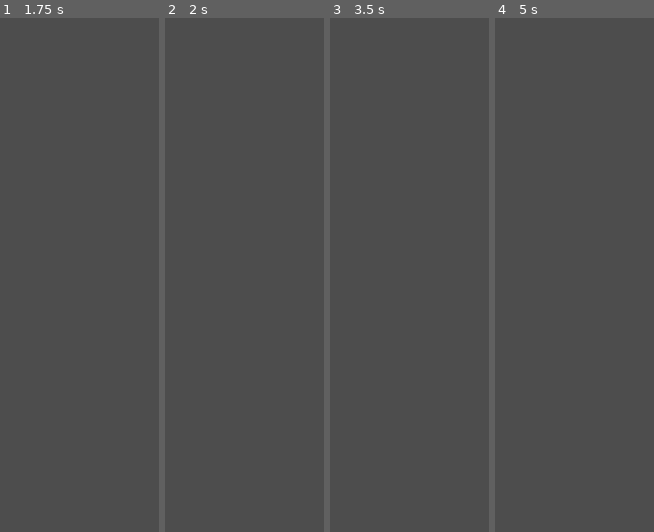
Above: before the commit, frames 1-4 (left to right).
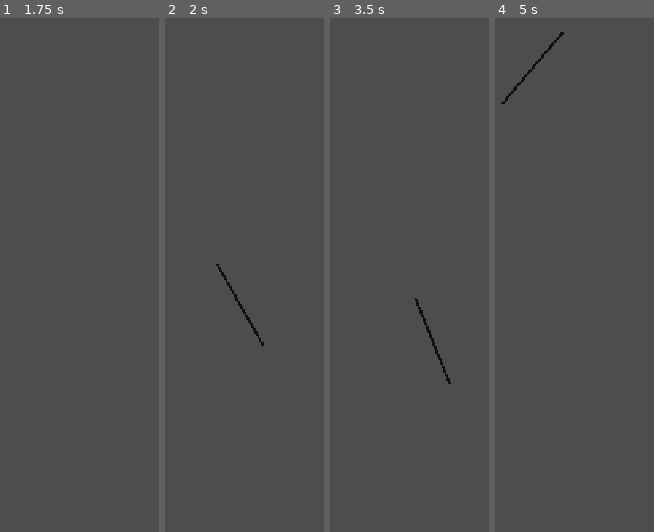
Above: after the commit, the same moments.

Repository: day-dreamer-11/bounce-line-
Game: Godot game, scene res://scenes/Main.tscn
Two runs of this game, one before a commit and one after it. Both use one fixed random seed, a clock stepped at 60 frames per second and the inputs below.
Inputs (mouse positions are in pixels of both pictures, inside the frame that each line leads up to):
- Up to frame 1 (1.75 s): tap Enter at 0.5 s; move the mouse to (outside the picture) at 0.52 s; click (outside the picture) at 0.67 s; drag from (52, 264) to (119, 382) at 1.27 s
- Up to frame 2 (2 s): no input
- Up to frame 3 (3.5 s): move the mouse to (outside the picture) at 2.02 s; click (outside the picture) at 2.17 s; tap Space at 2.75 s; drag from (449, 382) to (336, 105) at 2.77 s
- Up to frame 4 (5 s): move the mouse to (outside the picture) at 3.52 s; click (outside the picture) at 3.67 s; tap Enter at 4.25 s; drag from (501, 105) to (569, 23) at 4.27 s

Frame 1 is identical in both runs. In frame 2, 0.3% of the frame differs, in the area x 32-63%, y 47-64%; in frame 3, 0.3%, in the area x 53-77%, y 54-72%; in frame 4, 0.3%.

Commit message:
feat: Task 3 - Drag to draw 150px line
- LineDrawer handles mouse drag input
- Fixed 150px line created on release
- Line visual: 4px black line via _draw()
- Auto-deletes after 2 seconds
- Only one line exists at a time

Co-Authored-By: Claude Opus 4.7 <noreply@anthropic.com>

Diff:
--- /dev/null
+++ b/scenes/Line.tscn
@@ -0,0 +1,14 @@
+[gd_scene load_steps=2 format=3 uid="uid://line001"]
+
+[ext_resource type="Script" path="res://scripts/line.gd" id="1_line"]
+
+[node name="Line" type="StaticBody2D"]
+script = ExtResource("1_line")
+
+[node name="Timer" type="Timer" parent="."]
+one_shot = true
+wait_time = 2.0
+
+[node name="CollisionShape2D" type="CollisionShape2D" parent="."]
+
+[connection signal="timeout" from="Timer" to="." method="_on_timer_timeout"]
--- a/scenes/Main.tscn
+++ b/scenes/Main.tscn
@@ -1,6 +1,7 @@
-[gd_scene load_steps=2 format=3]
+[gd_scene load_steps=4 format=3]
 
 [ext_resource type="PackedScene" uid="uid://ball001" path="res://scenes/Ball.tscn" id="1_ball"]
+[ext_resource type="Script" path="res://scripts/line_drawer.gd" id="2_line_drawer"]
 
 [node name="Main" type="Node2D"]
 
@@ -12,5 +13,6 @@
 [node name="CoinContainer" type="Node2D" parent="."]
 
 [node name="LineContainer" type="Node2D" parent="."]
+script = ExtResource("2_line_drawer")
 
 [node name="UI" type="CanvasLayer" parent="."]
--- /dev/null
+++ b/scripts/line.gd
@@ -0,0 +1,21 @@
+extends StaticBody2D
+## A drawn line — lasts 2 seconds then self-deletes. Only one can exist at a time.
+
+const LENGTH := 150.0
+const WIDTH := 4.0
+const COLOR := Color(0.0667, 0.0667, 0.0667)
+const LIFETIME := 2.0
+
+
+func _ready() -> void:
+	$Timer.start(LIFETIME)
+	queue_redraw()
+
+
+func _draw() -> void:
+	var half := Vector2(LENGTH / 2.0, 0)
+	draw_line(-half, half, COLOR, WIDTH)
+
+
+func _on_timer_timeout() -> void:
+	queue_free()
--- /dev/null
+++ b/scripts/line_drawer.gd
@@ -0,0 +1,48 @@
+extends Node2D
+## Handles drag input — creates short lines for the ball to bounce off.
+
+const LINE_LENGTH := 150.0
+
+var _drag_start: Vector2 = Vector2.ZERO
+var _is_dragging: bool = false
+var _current_line: Node2D = null
+var _line_scene: PackedScene = null
+
+
+func _ready() -> void:
+	_line_scene = load("res://scenes/Line.tscn")
+
+
+func _input(event: InputEvent) -> void:
+	if event is InputEventMouseButton:
+		if event.button_index == MOUSE_BUTTON_LEFT:
+			if event.pressed:
+				_drag_start = event.position
+				_is_dragging = true
+			elif _is_dragging:
+				_is_dragging = false
+				_create_line(_drag_start, event.position)
+
+
+func _create_line(start_pos: Vector2, end_pos: Vector2) -> void:
+	var direction := end_pos - start_pos
+	if direction.length() < 10.0:
+		return  # too short, ignore
+
+	var clamped_end := start_pos + direction.normalized() * LINE_LENGTH
+	var midpoint := (start_pos + clamped_end) / 2.0
+	var angle := direction.angle()
+
+	_remove_current_line()
+
+	var line: Node2D = _line_scene.instantiate()
+	line.position = midpoint
+	line.rotation = angle
+	_current_line = line
+	add_child(line)
+
+
+func _remove_current_line() -> void:
+	if _current_line and is_instance_valid(_current_line):
+		_current_line.queue_free()
+	_current_line = null
